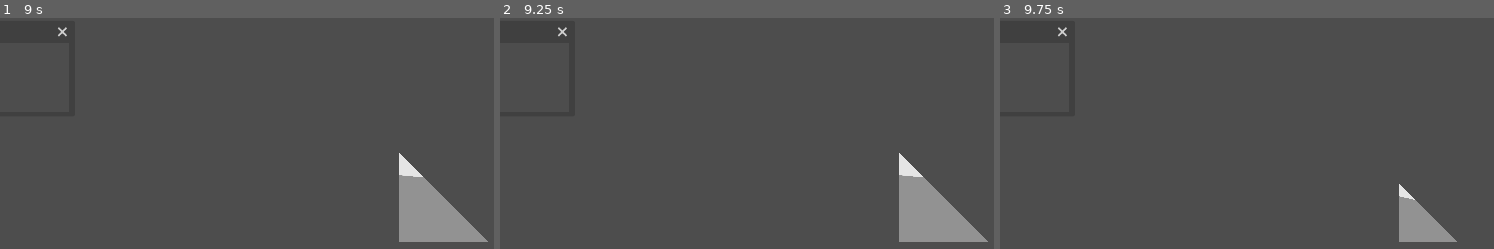
Above: before the commit, frames 1-3 (left to right).
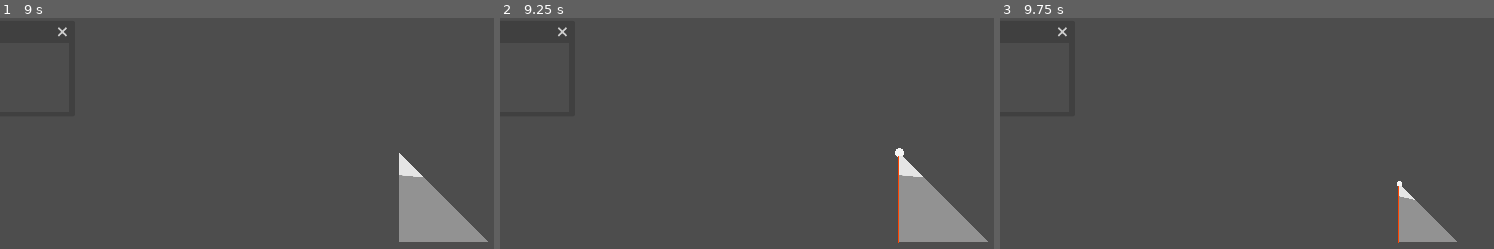
Above: after the commit, the same moments.

Repository: Y-o-p/gizmo
Game: Godot game, scene res://scenes/main.tscn
The game is run twice, just before and just after one commit, with the same random seed, the same clock (stepped at 60 frames per second) and the same inputs.
Inputs (mouse positions are in pixels of both pictures, inside the frame that each line leads up to):
- Up to frame 1 (9 s): tap Enter at 0.5, 2, 3.5 s; move the mouse to (outside the picture) at 0.52 s; hold K (edge, bound only after the commit) 0.53-1.28 s; tap E (edge, bound only before the commit) at 0.8, 1.35, 5.3, 5.85 s; tap Space (swap_projection) at 1.25, 2.75, 4.25 s; move the mouse to (outside the picture) at 1.27 s; tap J (face, bound only after the commit) at 1.55, 6.05 s; move the mouse to (479, 142) at 2.02 s; hold J (face, bound only after the commit) 2.03-2.78 s; tap F (face, bound only before the commit) at 2.3, 2.85, 6.8, 7.35 s; move the mouse to (outside the picture) at 2.77 s; tap L (vertex, bound only after the commit) at 3.05, 7.55 s; move the mouse to (outside the picture) at 3.52 s; hold L (vertex, bound only after the commit) 3.53-4.28 s; tap V (vertex, bound only before the commit) at 3.8, 4.35, 8.3 s; move the mouse to (158, 175) at 4.27 s; tap K (edge, bound only after the commit) at 4.55 s; move the mouse to (439, 242) at 5.02 s; hold K (edge, bound only after the commit) 5.03-5.78 s; move the mouse to (281, 131) at 5.77 s; move the mouse to (outside the picture) at 6.52 s; hold J (face, bound only after the commit) 6.53-7.28 s; move the mouse to (outside the picture) at 7.27 s; move the mouse to (479, 142) at 8.02 s; hold Middle mouse button (rotate_mode) 8.03-8.78 s; move the mouse to (outside the picture) at 8.77 s; click (outside the picture) at 8.85 s
- Up to frame 2 (9.25 s): tap K (edge, bound only after the commit) at 9.05 s
- Up to frame 3 (9.75 s): move the mouse to (outside the picture) at 9.52 s; hold Space (swap_projection) from 9.53 s (still down)

Frame 1 is identical in both runs. In frame 2, 0.1% of the frame differs, in the area x 79-82%, y 56-98%; in frame 3, less than 0.1%.

Commit message:
[#4] Can now move selected vertex down.

Diff:
--- a/gizmo/project.godot
+++ b/gizmo/project.godot
@@ -64,16 +64,46 @@
 }
 face={
 "deadzone": 0.2,
-"events": [Object(InputEventKey,"resource_local_to_scene":fa …(141 unchanged characters)… ":false,"keycode":0,"physical_keycode":70,"key_label":0,"unicode":102,"location":0,"echo":false,"script":null)
+"events": [Object(InputEventKey,"resource_local_to_scene":fa …(141 unchanged characters)… ":false,"keycode":0,"physical_keycode":74,"key_label":0,"unicode":106,"location":0,"echo":false,"script":null)
 ]
 }
 edge={
 "deadzone": 0.2,
-"events": [Object(InputEventKey,"resource_local_to_scene":fa …(140 unchanged characters)… d":false,"keycode":0,"physical_keycode":69,"key_label":0,"unicode":101,"location":0,"echo":false,"script":null)
+"events": [Object(InputEventKey,"resource_local_to_scene":fa …(140 unchanged characters)… d":false,"keycode":0,"physical_keycode":75,"key_label":0,"unicode":107,"location":0,"echo":false,"script":null)
 ]
 }
 vertex={
 "deadzone": 0.2,
-"events": [Object(InputEventKey,"resource_local_to_scene":fa …(140 unchanged characters)… d":false,"keycode":0,"physical_keycode":86,"key_label":0,"unicode":118,"location":0,"echo":false,"script":null)
+"events": [Object(InputEventKey,"resource_local_to_scene":fa …(140 unchanged characters)… d":false,"keycode":0,"physical_keycode":76,"key_label":0,"unicode":108,"location":0,"echo":false,"script":null)
 ]
 }
+up={
+"deadzone": 0.2,
+"events": [Object(InputEventKey,"resource_local_to_scene":false,"resource_name":"","device":-1,"window_id":0,"alt_pressed":false,"shift_pressed":false,"ctrl_pressed":false,"meta_pressed":false,"pressed":false,"keycode":0,"physical_keycode":81,"key_label":0,"unicode":113,"location":0,"echo":false,"script":null)
+]
+}
+down={
+"deadzone": 0.2,
+"events": [Object(InputEventKey,"resource_local_to_scene":false,"resource_name":"","device":-1,"window_id":0,"alt_pressed":false,"shift_pressed":false,"ctrl_pressed":false,"meta_pressed":false,"pressed":false,"keycode":0,"physical_keycode":69,"key_label":0,"unicode":101,"location":0,"echo":false,"script":null)
+]
+}
+left={
+"deadzone": 0.2,
+"events": [Object(InputEventKey,"resource_local_to_scene":false,"resource_name":"","device":-1,"window_id":0,"alt_pressed":false,"shift_pressed":false,"ctrl_pressed":false,"meta_pressed":false,"pressed":false,"keycode":0,"physical_keycode":65,"key_label":0,"unicode":97,"location":0,"echo":false,"script":null)
+]
+}
+right={
+"deadzone": 0.2,
+"events": [Object(InputEventKey,"resource_local_to_scene":false,"resource_name":"","device":-1,"window_id":0,"alt_pressed":false,"shift_pressed":false,"ctrl_pressed":false,"meta_pressed":false,"pressed":false,"keycode":0,"physical_keycode":68,"key_label":0,"unicode":100,"location":0,"echo":false,"script":null)
+]
+}
+in={
+"deadzone": 0.2,
+"events": [Object(InputEventKey,"resource_local_to_scene":false,"resource_name":"","device":-1,"window_id":0,"alt_pressed":false,"shift_pressed":false,"ctrl_pressed":false,"meta_pressed":false,"pressed":false,"keycode":0,"physical_keycode":87,"key_label":0,"unicode":119,"location":0,"echo":false,"script":null)
+]
+}
+out={
+"deadzone": 0.2,
+"events": [Object(InputEventKey,"resource_local_to_scene":false,"resource_name":"","device":-1,"window_id":0,"alt_pressed":false,"shift_pressed":false,"ctrl_pressed":false,"meta_pressed":false,"pressed":false,"keycode":0,"physical_keycode":83,"key_label":0,"unicode":115,"location":0,"echo":false,"script":null)
+]
+}
--- a/gizmo/scripts/selection.gd
+++ b/gizmo/scripts/selection.gd
@@ -2,10 +2,7 @@
 class_name Selection
 
 var tool: MeshDataTool
-@export var model: Model:
-	set(value):
-		model = value
-		_refresh_tool()
+@export var model: Model
 
 var face := 0
 @export_range(0, 2) var edge: int = 0
@@ -23,6 +20,7 @@
 signal vertex_changed(a: Vector3)
 
 func _ready() -> void:
+	_refresh_tool()
 	model.geometry_added.connect(_refresh_tool)
 	for command_str in User.stack.commands:
 		var command = User.stack.string_to_command(command_str)
@@ -60,6 +58,10 @@
 	elif event.is_action_pressed("vertex"):
 		vertex = (vertex + 1) % 2
 		_emit_vertex()
+	elif event.is_action_pressed("down"):
+		tool.set_vertex(get_vertex(), tool.get_vertex(get_vertex()) + Vector3.DOWN)
+		model.mesh.clear_surfaces()
+		tool.commit_to_surface(model.mesh)
 
 func _emit_face_vertices():
 	var a = tool.get_vertex(tool.get_face_vertex(face, 0))
@@ -81,3 +83,19 @@
 		tool.get_face_vertex(face, 2),
 	]
 	vertex_changed.emit(tool.get_vertex(indices[(edge + vertex) % 3]))
+
+func get_face_vertices():
+	return [
+		tool.get_face_vertex(face, 0),
+		tool.get_face_vertex(face, 1),
+		tool.get_face_vertex(face, 2),
+	]
+
+func get_edge_vertices():
+	return [
+		tool.get_edge_vertex(tool.get_face_edge(face, edge), 0),
+		tool.get_edge_vertex(tool.get_face_edge(face, edge), 1),
+	]
+
+func get_vertex():
+	return get_face_vertices()[(edge + vertex) % 3]
